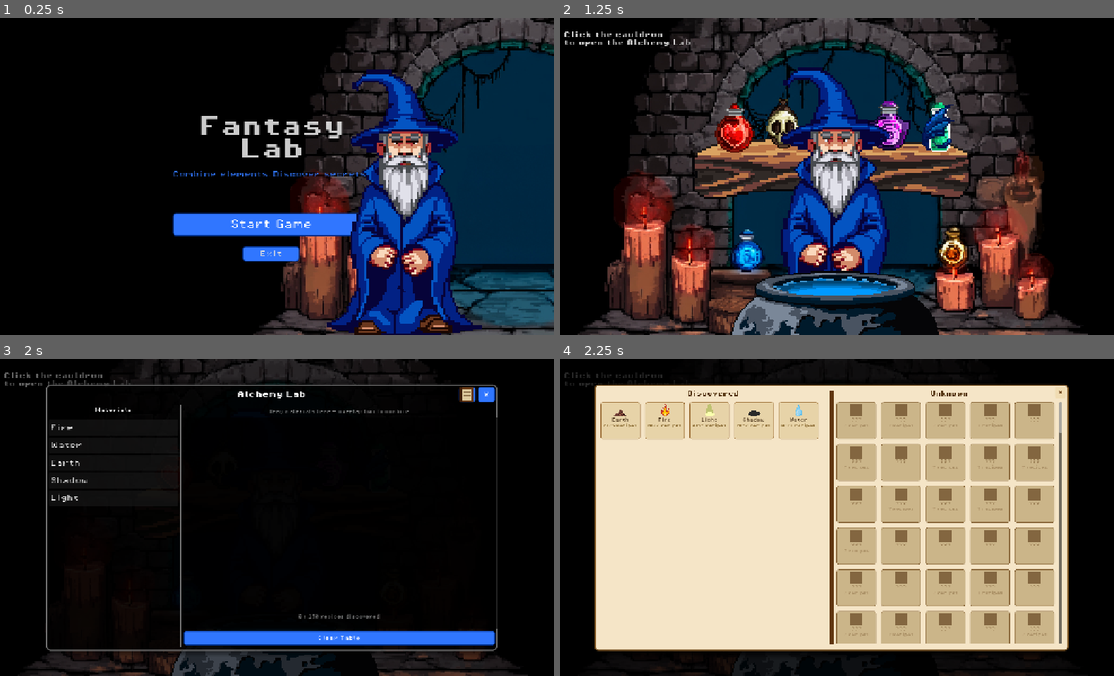
Above: before the commit, frames 1-4 (two rows, left to right).
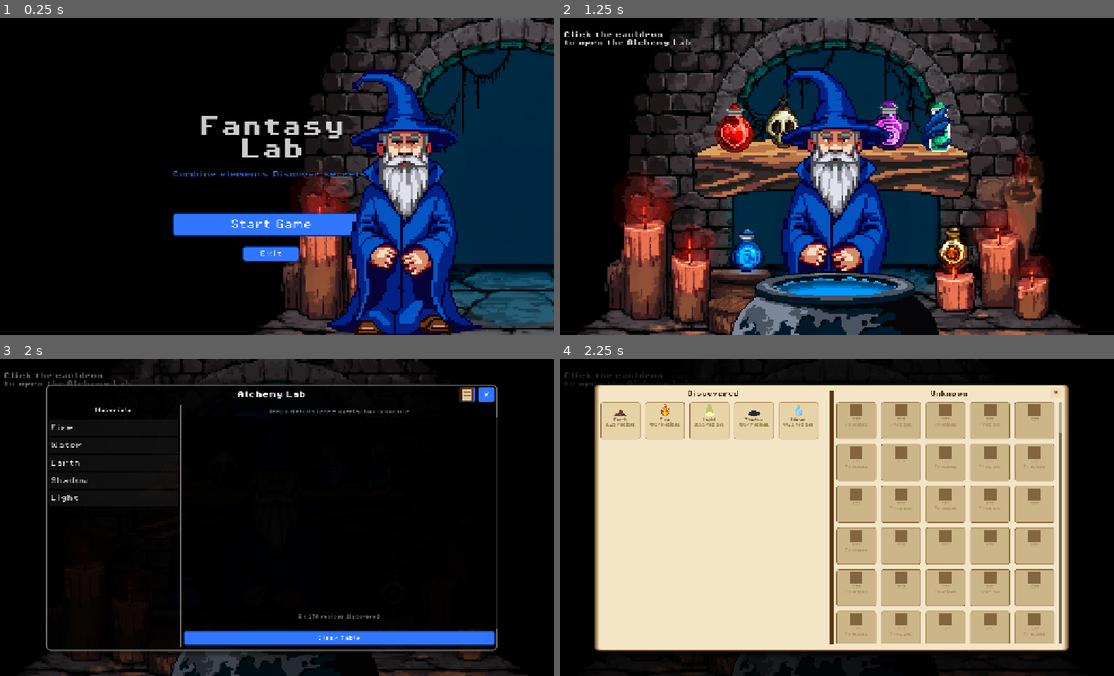
Above: after the commit, the same moments.

Repository: andreengel91/alchemy-craft
Game: Godot game, scene res://scenes/main_menu.tscn
Two runs of this game, one before a commit and one after it. Both use one fixed random seed, a clock stepped at 60 frames per second and the inputs below.
Inputs (mouse positions are in pixels of both pictures, inside the frame that each line leads up to):
- Up to frame 1 (0.25 s): no input
- Up to frame 2 (1.25 s): click "Start Game" at 0.5 s
- Up to frame 3 (2 s): click (277, 641) at 1.25 s
- Up to frame 4 (2.25 s): click (1025, 393) at 2 s

Frames 1-3 are identical in both runs. In frame 4, 1.9% of the frame differs, in the area x 6-92%, y 8-92%.

Commit message:
more new assets

Diff:
--- a/scenes/ui/bestiary_panel.tscn
+++ b/scenes/ui/bestiary_panel.tscn
@@ -5,11 +5,12 @@
 
 [sub_resource type="StyleBoxFlat" id="SB_book"]
 bg_color = Color(0.961, 0.902, 0.784, 1)
-border_width_left = 3
+border_width_left = 12
 border_width_top = 3
-border_width_right = 3
+border_width_right = 12
 border_width_bottom = 3
 border_color = Color(0.5, 0.34, 0.14, 1)
+border_blend = true
 corner_radius_top_left = 8
 corner_radius_top_right = 8
 corner_radius_bottom_right = 8
@@ -185,9 +186,9 @@
 anchors_preset = 1
 anchor_left = 1.0
 anchor_right = 1.0
-offset_left = -31.10498
-offset_top = 5.825001
-offset_right = -6.1049805
+offset_left = -41.57495
+offset_top = 5.825
+offset_right = -16.574951
 offset_bottom = 30.825
 grow_horizontal = 0
 theme_override_colors/font_color = Color(0.4, 0.22, 0.06, 1)
--- a/scripts/bestiary_panel.gd
+++ b/scripts/bestiary_panel.gd
@@ -134,7 +134,7 @@
 	name_lbl.text                 = display_name if discovered else "???"
 	name_lbl.horizontal_alignment = HORIZONTAL_ALIGNMENT_CENTER
 	name_lbl.size_flags_horizontal = Control.SIZE_EXPAND_FILL
-	name_lbl.add_theme_font_size_override("font_size", 9)
+	name_lbl.add_theme_font_size_override("font_size", 7)
 	name_lbl.add_theme_color_override("font_color",
 		Color(0.20, 0.11, 0.02) if discovered else Color(0.48, 0.36, 0.20, 0.8))
 	name_lbl.autowrap_mode = TextServer.AUTOWRAP_WORD_SMART
@@ -145,7 +145,7 @@
 		var ctr := Label.new()
 		ctr.horizontal_alignment  = HORIZONTAL_ALIGNMENT_CENTER
 		ctr.size_flags_horizontal = Control.SIZE_EXPAND_FILL
-		ctr.add_theme_font_size_override("font_size", 8)
+		ctr.add_theme_font_size_override("font_size", 7)
 		if discovered:
 			ctr.text = str(found) + "/" + str(total) + " recipes"
 			var ratio := float(found) / float(total)
Binary file changed: assets/materials/hellfire.png
Binary file changed: assets/materials/holy_water.png
Binary file changed: assets/materials/lava.png
Binary file changed: assets/materials/murk.png
Binary file changed: assets/materials/radiance.png
Binary file removed: scripts/Bildschirmfoto 2026-05-07 um 12.08.28.png
Not shown, removed: scripts/Bildschirmfoto 2026-05-07 um 12.08.28.png.import
